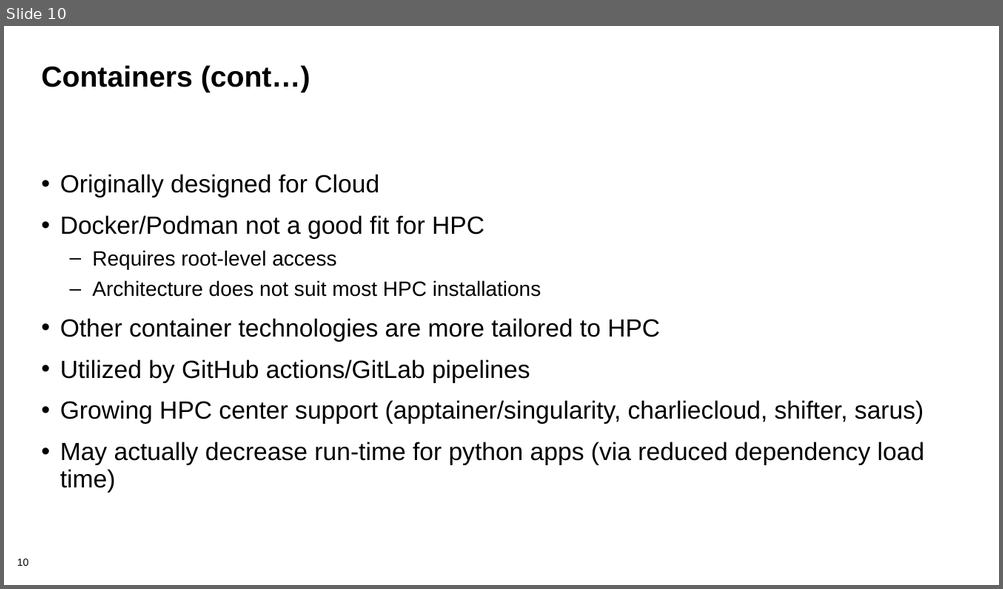
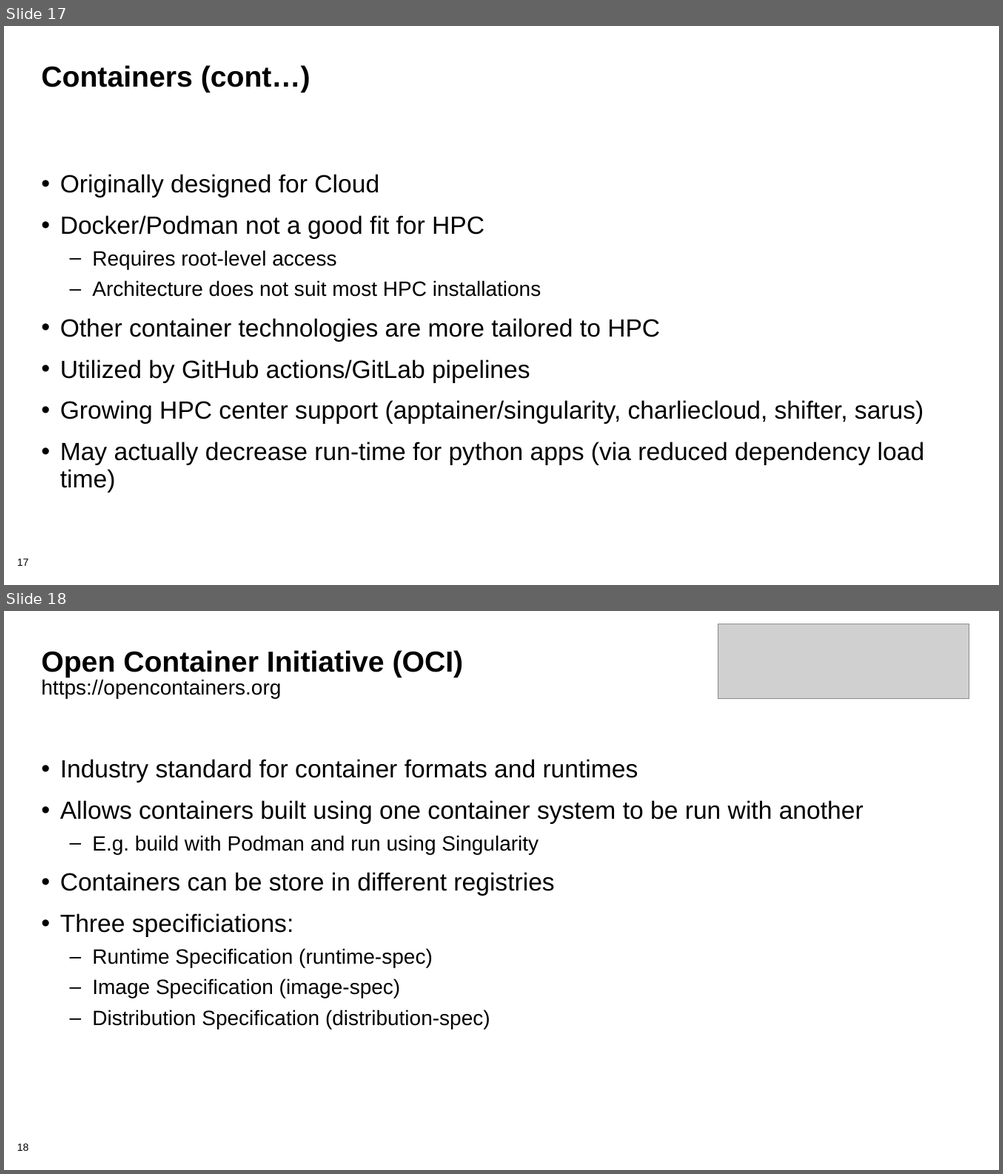
Before and after one commit to bssw-tutorial/presentations, a slide deck: rep-workflows.pptx. Shown one above the other, each under a label of ours: slide 10 before the commit, slides 17 and 18 after it. The pictures are 1003x589 and 1003x1174 pixels, drawn with LibreOffice and Linux fonts; fonts in the diff are those of the drawing; grey boxes stand for pictures; background and template pictures are left out. Boxes give left, top, right and bottom in pixels: in the first picture for what was removed or moved away, otherwise in the second. Text is boxed around its words. In the diff, an @@ line names an element or a change of style, - is before the commit and + after.

Commit message:
Removed Summit containers; added workflow paradigms

```diff
--- a/rep-workflows.pptx
+++ b/rep-workflows.pptx
@@ slide 18 added at <box>4,611,999,1170</box>, background #FFFFFF; not listed: 1 template element that a slide beside it also shows @@
@@ picture added at <box>718,624,969,698</box> @@
@@ title added at <box>41,650,464,698</box>, 28 pt, text #000000, bold @@
+Open Container Initiative (OCI)
+https://opencontainers.org
@@ text added at <box>60,759,863,1029</box>, 24 pt, text #000000 @@
+• Industry standard for container formats and runtimes
+• Allows containers built using one container system to be run with another
+  – E.g. build with Podman and run using Singularity
+• Containers can be store in different registries
+• Three specificiations:
+  – Runtime Specification (runtime-spec)
+  – Image Specification (image-spec)
+  – Distribution Specification (distribution-spec)
@@ what was slide 10 is now slide 17 @@
@@ page number at <box>17,559,29,566</box>: text changed @@
-10
+17
```
Also in this commit, not shown: 13 slides changed, 11 other slides added, 1 slide removed.
